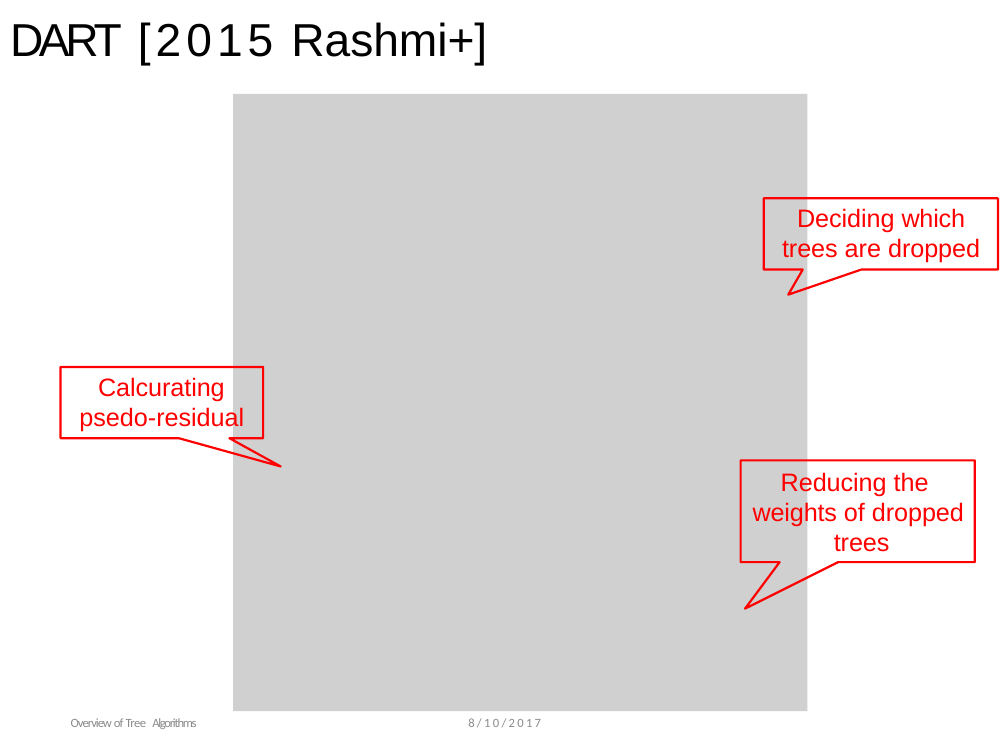
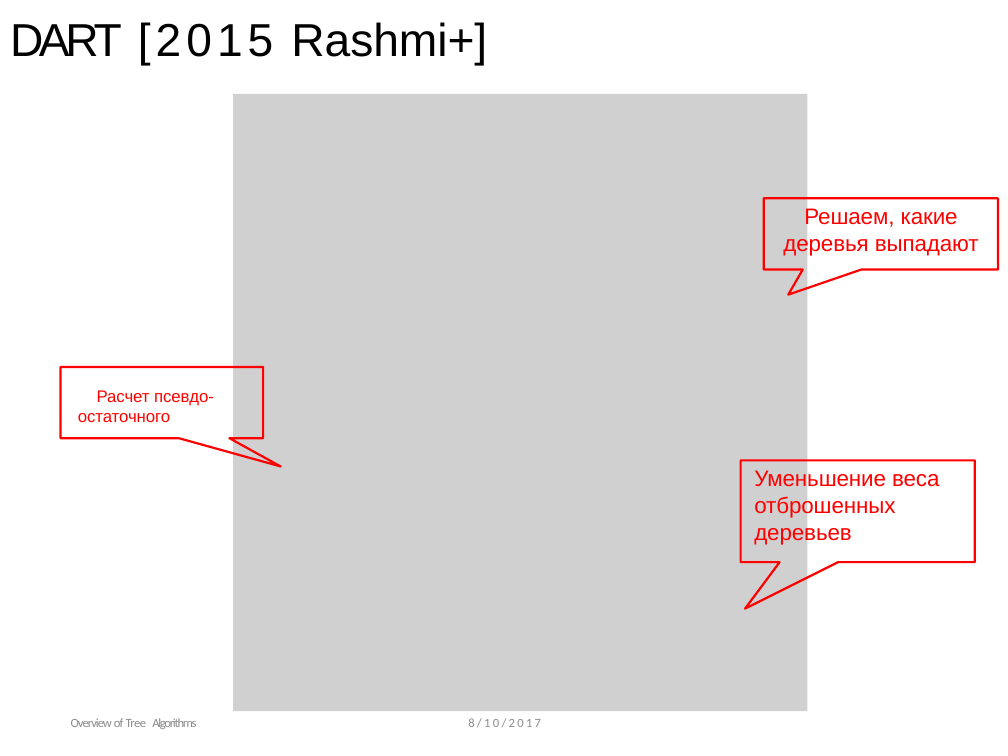
Before and after one commit to ulstu/ml, a slide deck: slide 37 of ml_course_ru/lecture12. Gradient boosting/Lecture 12. From Decision Tree to XGBoost.pptx. Drawn at 1008x756 pixels with LibreOffice and Linux fonts; fonts in the diff are those of the drawing; grey boxes stand for pictures; background and template pictures are left out. Boxes give left, top, right and bottom in pixels: in the first picture for what was removed or moved away, otherwise in the second. Text is boxed around its words. In the diff, an @@ line names an element or a change of style, - is before the commit and + after.

```diff
--- a/ml_course_ru/lecture12. Gradient boosting/Lecture 12. From Decision Tree to XGBoost.pptx
+++ b/ml_course_ru/lecture12. Gradient boosting/Lecture 12. From Decision Tree to XGBoost.pptx
@@ text at bbox=[783, 207, 979, 257]: text changed; size 18 to 16 pt @@
-Deciding which
-trees are dropped
+Решаем, какие
+деревья выпадают
@@ text at bbox=[78, 390, 214, 422]: text changed; size 18 to 12 pt @@
-Calcurating psedo-residual
-Reducing the weights of dropped trees
+Расчет псевдо-остаточного
@@ text added at bbox=[754, 469, 939, 545], 16 pt, text #FF0000 @@
+Уменьшение веса отброшенных деревьев
```
Also in this commit, not shown: 30 other slides changed, 5 slides added, 5 slides removed, 27 other files.
